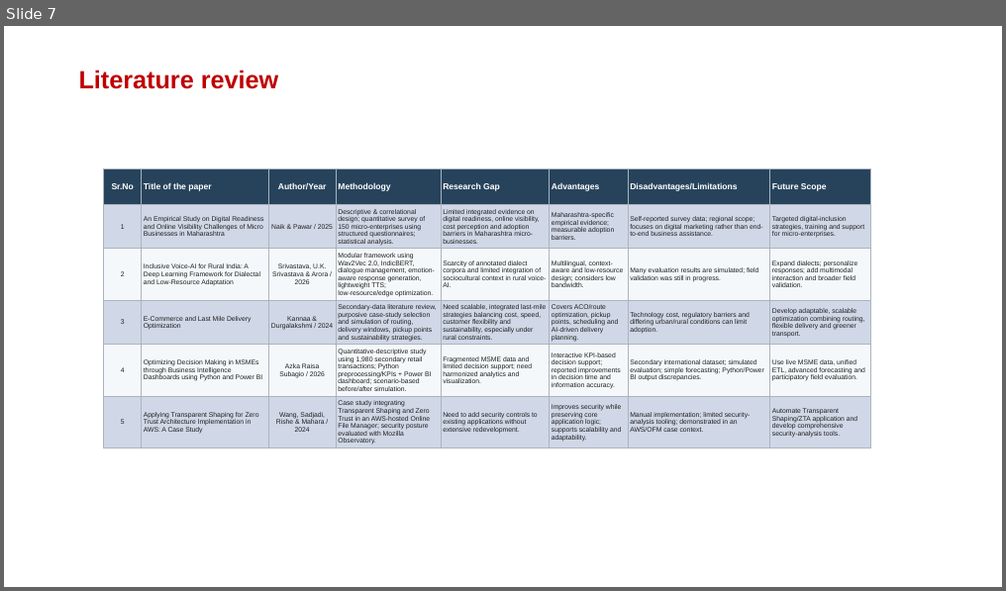
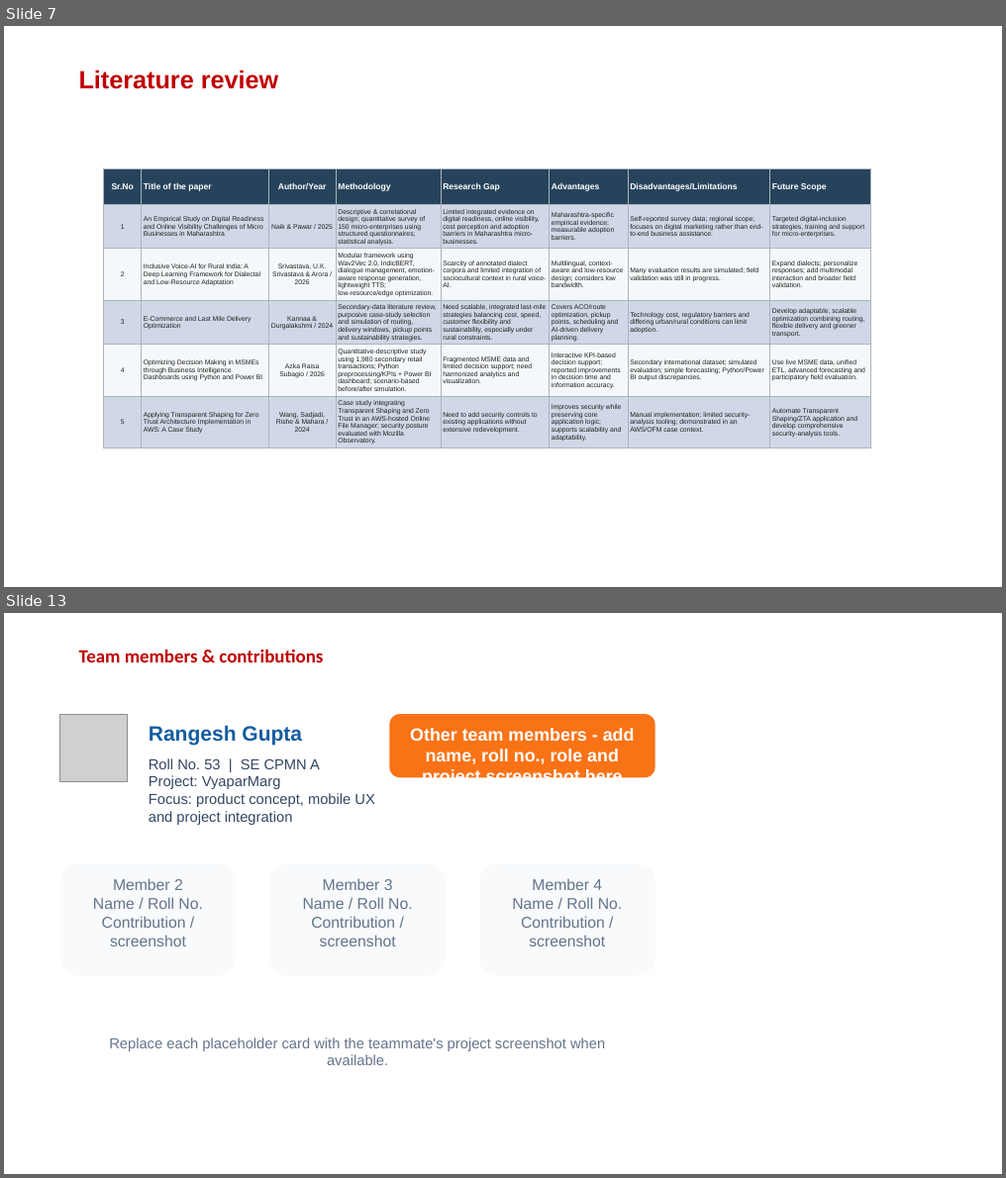
Before and after one commit to rangeshsha-Rookie/VyaparMarg, a slide deck: VyaparMarg_Project_Presentation.pptx. Shown one above the other, each under a label of ours: slide 7 before the commit, slides 7 and 13 after it; the slides between them are not shown. The pictures are 1006x591 and 1006x1178 pixels, drawn with LibreOffice and Linux fonts; fonts in the diff are those of the drawing; grey boxes stand for pictures; background and template pictures are left out. Boxes give left, top, right and bottom in pixels: in the first picture for what was removed or moved away, otherwise in the second. Text is boxed around its words. In the diff, an @@ line names an element or a change of style, - is before the commit and + after.

Commit message:
feat: update VyaparMarg project presentations and platform implementation

```diff
--- a/VyaparMarg_Project_Presentation.pptx
+++ b/VyaparMarg_Project_Presentation.pptx
@@ slide 13 added at box(4, 613, 1002, 1174), background picture (left out) @@
@@ title added at box(79, 649, 323, 663), 18 pt, text #C00000, bold @@
+Team members & contributions
@@ picture added at box(60, 714, 128, 781) @@
@@ text added at box(149, 725, 302, 745), 20 pt, text #145DA0, bold @@
+Rangesh Gupta
@@ rounded rectangle added at box(389, 714, 655, 777), fill #F97316, 17 pt, text #FFFFFF, bold @@
+Other team members - add name, roll no., role and project screenshot here
@@ text added at box(149, 759, 374, 825), 14 pt, text #344563 @@
+Roll No. 53 | SE CPMN A
+Project: VyaparMarg
+Focus: product concept, mobile UX and project integration
@@ rounded rectangle added at box(60, 863, 236, 976), fill #F8FAFC, 15 pt, text #64748B @@
+Member 2
+Name / Roll No.
+Contribution / screenshot
@@ rounded rectangle added at box(269, 863, 446, 976), fill #F8FAFC, 15 pt, text #64748B @@
+Member 3
+Name / Roll No.
+Contribution / screenshot
@@ rounded rectangle added at box(479, 863, 655, 976), fill #F8FAFC, 15 pt, text #64748B @@
+Member 4
+Name / Roll No.
+Contribution / screenshot
@@ text added at box(109, 1038, 605, 1065), 14 pt, text #64748B @@
+Replace each placeholder card with the teammate's project screenshot when available.
```
Also in this commit, not shown: 1 slide changed, 8 other slides added, 9 slides removed, 5 other files.
